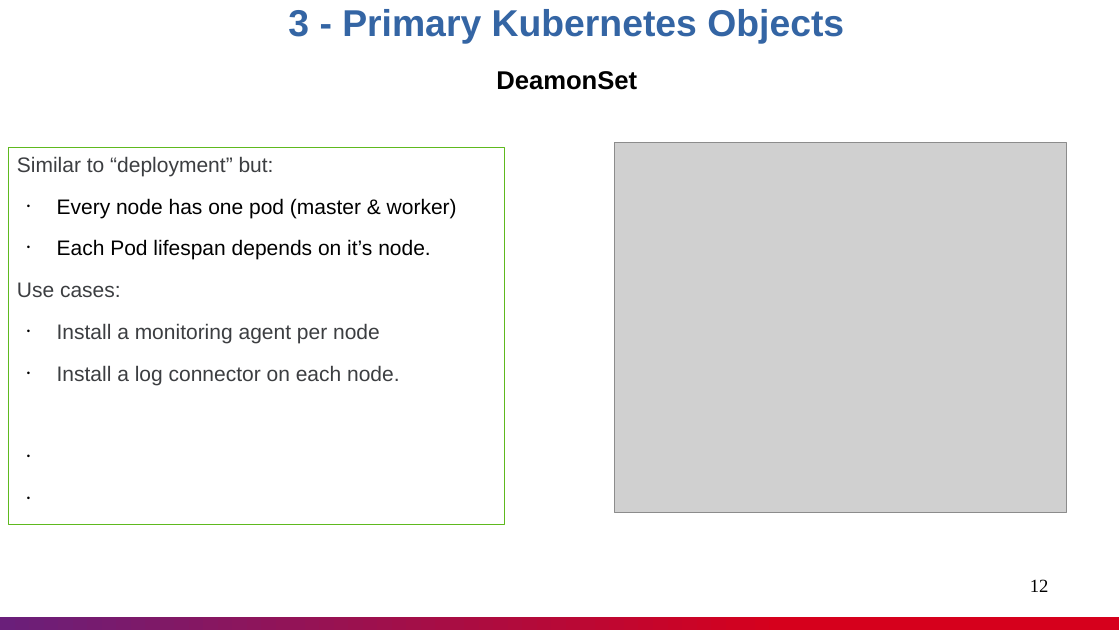
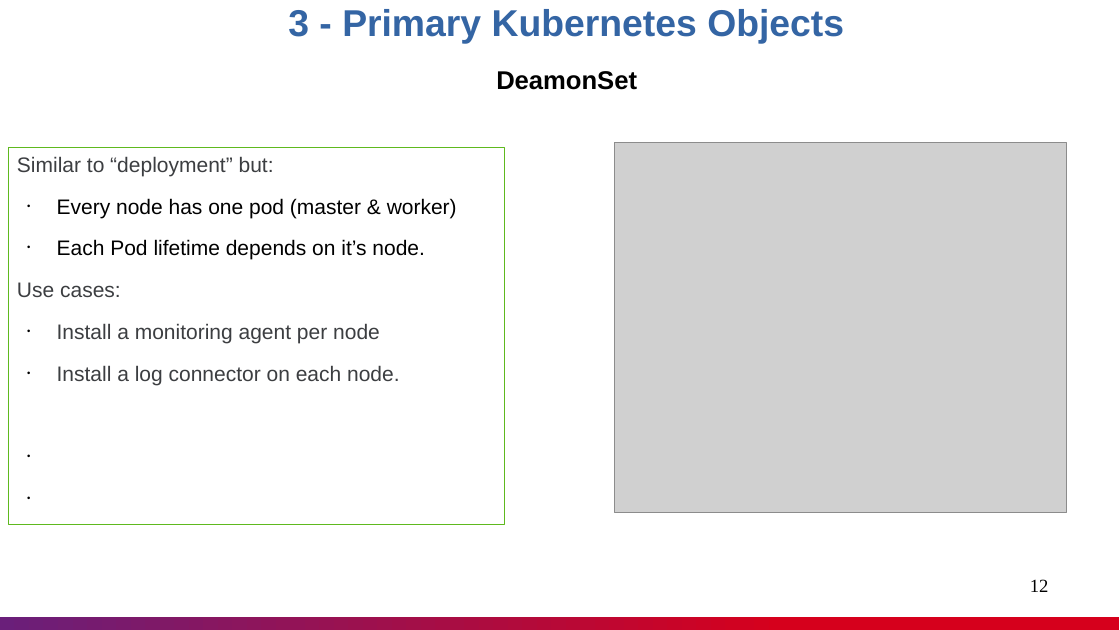
Before and after one commit to nashtech-garage/kubernetes, a slide deck: slide 12 of documents/K8s_Knowledge_Sharing.pptx. Drawn at 1120x630 pixels with LibreOffice and Linux fonts; fonts in the diff are those of the drawing; grey boxes stand for pictures. Boxes give left, top, right and bottom in pixels: in the first picture for what was removed or moved away, otherwise in the second. Text is boxed around its words. In the diff, an @@ line names an element or a change of style, - is before the commit and + after.

```diff
--- a/documents/K8s_Knowledge_Sharing.pptx
+++ b/documents/K8s_Knowledge_Sharing.pptx
@@ text in rectangle at (57, 239, 425, 260): text changed @@
-• Each Pod lifespan depends on it’s node.
+• Each Pod lifetime depends on it’s node.
```
Also in this commit, not shown: 1 other slide changed, 3 slides added, 1 slide removed.
